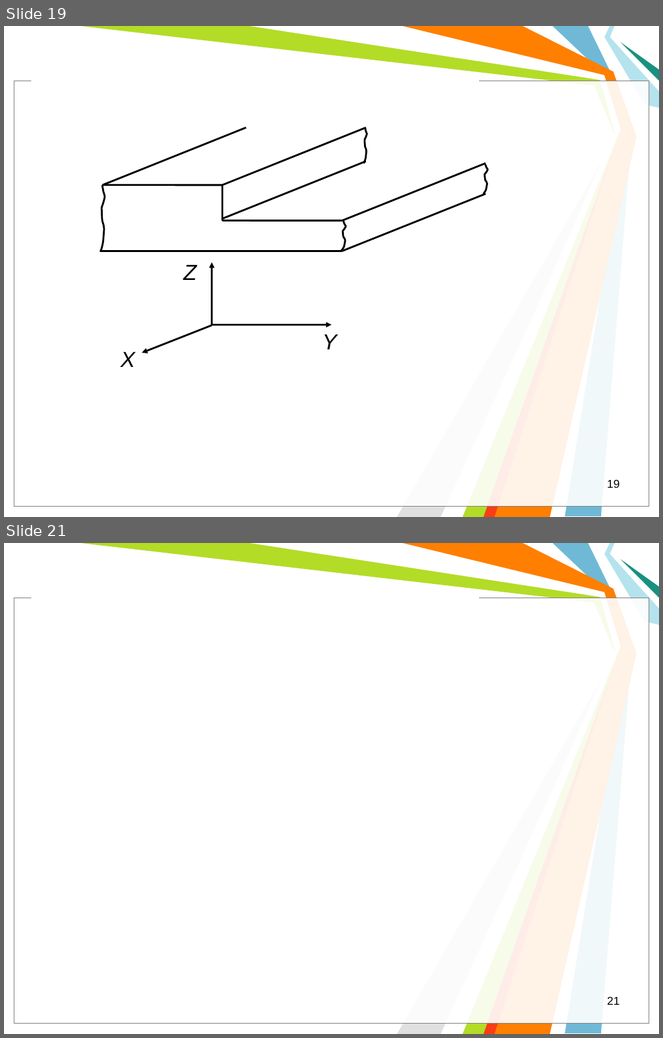
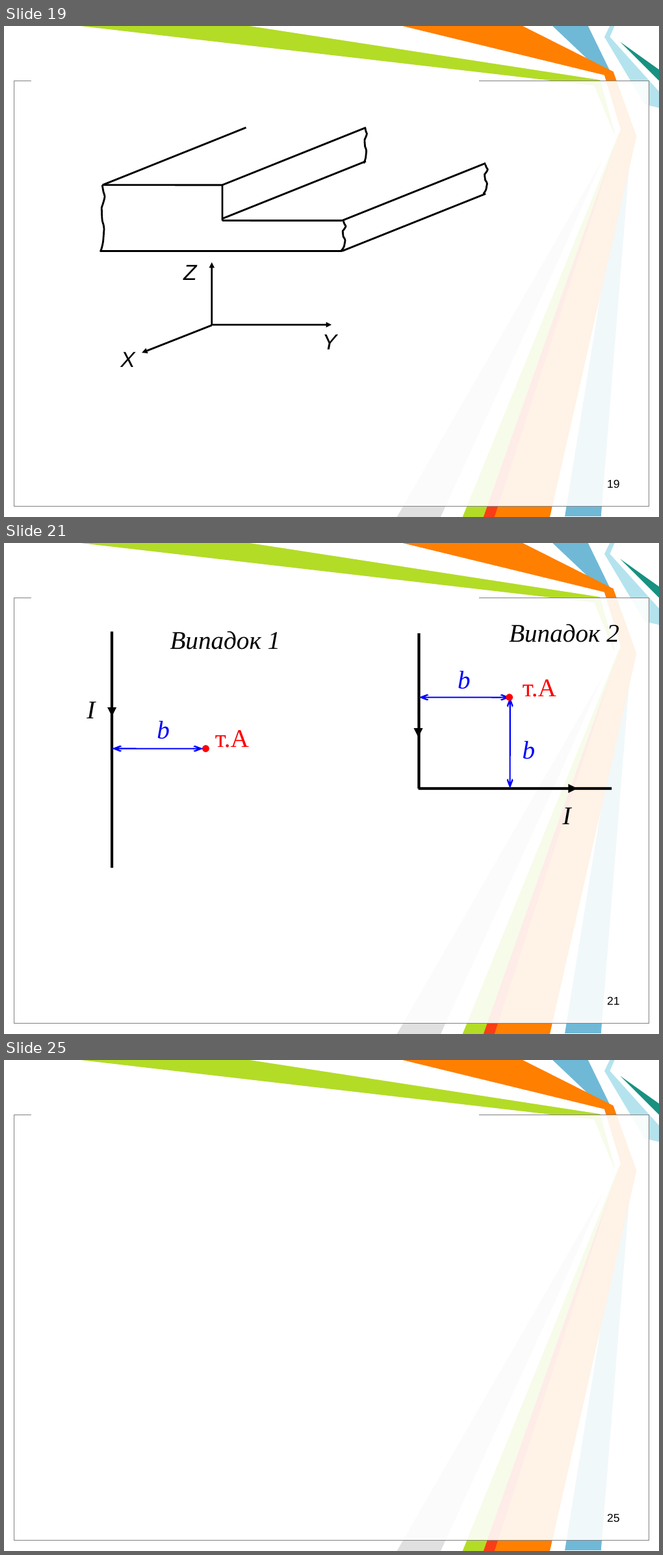
Before and after one commit to l432/NMK, a slide deck: Lecture/FIT/Less00.ppt. Shown one above the other, each under a label of ours: slides 19 and 21 before the commit, slides 19, 21 and 25 after it; the slides between them are not shown. The pictures are 663x1038 and 663x1555 pixels, drawn with LibreOffice and Linux fonts; fonts in the diff are those of the drawing; background and template pictures are left out. Boxes give left, top, right and bottom in pixels: in the first picture for what was removed or moved away, otherwise in the second. Text is boxed around its words. In the diff, an @@ line names an element or a change of style, - is before the commit and + after.

```diff
--- a/Lecture/FIT/Less00.ppt
+++ b/Lecture/FIT/Less00.ppt
@@ slide 21 added at bbox=[4, 543, 659, 1034], background #FFFFFF; not listed: 11 template elements that a slide beside it also shows @@
@@ line added from (112, 631) to (112, 868), #000000 3 pt @@
@@ text added at bbox=[170, 631, 281, 650], 28 pt, text #000000, italic @@
+Випадок 1
@@ line added from (419, 633) to (419, 789), #000000 3 pt @@
@@ text added at bbox=[509, 624, 620, 642], 28 pt, text #000000, italic @@
+Випадок 2
@@ text added at bbox=[458, 670, 471, 689], 28 pt, text #0000FF, italic @@
+b
@@ arrow added from (112, 691) to (112, 717), #000000 0.74 pt @@
@@ double arrow added from (419, 698) to (510, 698), #0000FF 1.5 pt @@
@@ ellipse added at bbox=[507, 695, 512, 700], fill #FF0000, outline #FF0000 2.01 pt @@
@@ double arrow added from (510, 698) to (510, 789), #0000FF 1.5 pt @@
@@ text added at bbox=[523, 679, 556, 697], 28 pt, text #FF0000 @@
+т.А
@@ text added at bbox=[87, 702, 95, 719], 28 pt, text #000000, italic @@
+I
@@ arrow added from (418, 711) to (419, 737), #000000 0.74 pt @@
@@ text added at bbox=[157, 720, 170, 739], 28 pt, text #0000FF, italic @@
+b
@@ text added at bbox=[215, 730, 249, 748], 28 pt, text #FF0000 @@
+т.А
@@ double arrow added from (112, 749) to (203, 749), #0000FF 1.5 pt @@
@@ ellipse added at bbox=[203, 746, 208, 752], fill #FF0000, outline #FF0000 2.01 pt @@
@@ text added at bbox=[523, 741, 536, 759], 28 pt, text #0000FF, italic @@
+b
@@ line added from (612, 789) to (418, 789), #000000 3 pt @@
@@ arrow added from (551, 789) to (577, 789), #000000 0.74 pt @@
@@ text added at bbox=[563, 808, 571, 824], 28 pt, text #000000, italic @@
+I
@@ page number added at bbox=[607, 997, 620, 1005], 12.5 pt, text #000000 @@
+21
@@ what was slide 21 is now slide 25 @@
@@ page number at bbox=[607, 1514, 620, 1522]: text changed @@
-21
+25
```
Also in this commit, not shown: 1 slide changed, 3 other slides added, 1 other file.
